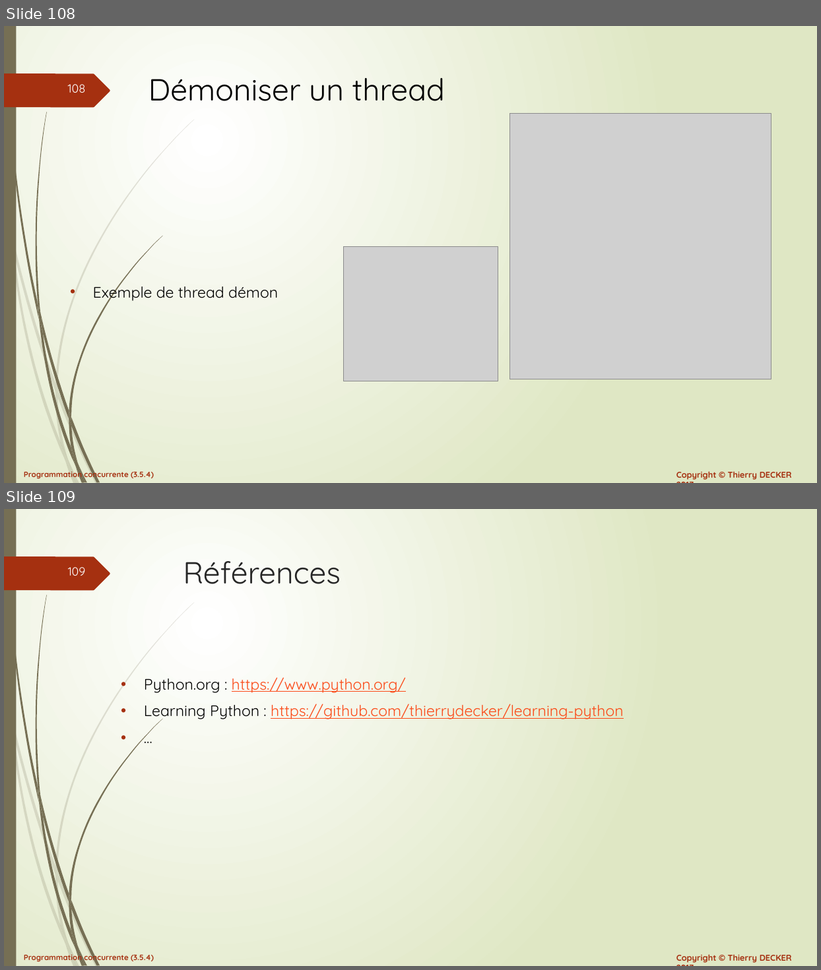
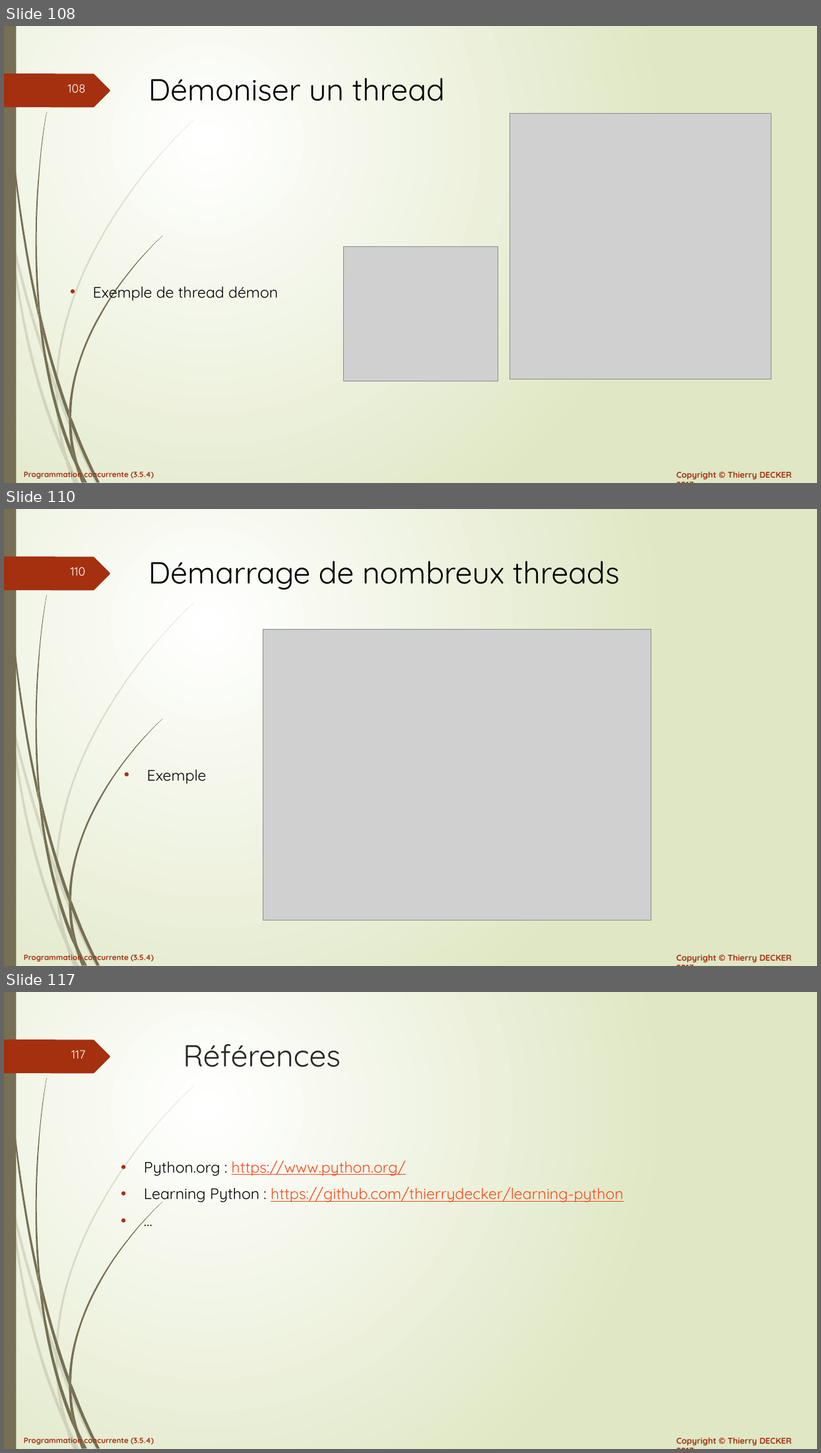
Before and after one commit to VikmanTheRacoon/learning-python, a slide deck: documentations/python-103.pptx. Shown one above the other, each under a label of ours: slides 108 and 109 before the commit, slides 108, 110 and 117 after it; the slides between them are not shown. The pictures are 821x970 and 821x1453 pixels, drawn with LibreOffice and Linux fonts; fonts in the diff are those of the drawing; grey boxes stand for pictures. Boxes give left, top, right and bottom in pixels: in the first picture for what was removed or moved away, otherwise in the second. Text is boxed around its words. In the diff, an @@ line names an element or a change of style, - is before the commit and + after.

```diff
--- a/documentations/python-103.pptx
+++ b/documentations/python-103.pptx
@@ slide 110 added at (4,509,817,966), background gradient #FFFFFF to #DFE8C4; not listed: 27 template elements that a slide beside it also shows @@
@@ title added at (149,561,620,590), 36 pt, text #000000 @@
+Démarrage de nombreux threads
@@ picture added at (263,629,651,921) @@
@@ text added at (147,770,207,784), 18 pt, text #000000 @@
+• Exemple
@@ what was slide 109 is now slide 117 @@
@@ page number at (71,1050,85,1059): text changed @@
-109
+117
```
Also in this commit, not shown: 7 other slides added, 1 other file.
